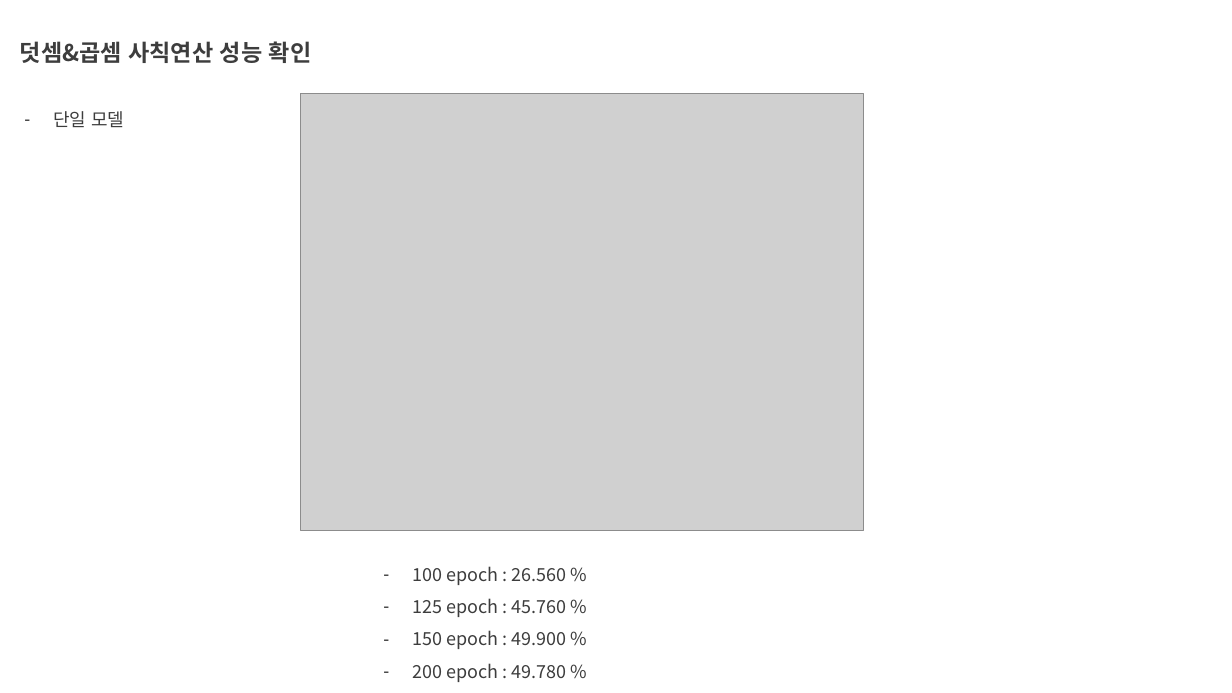
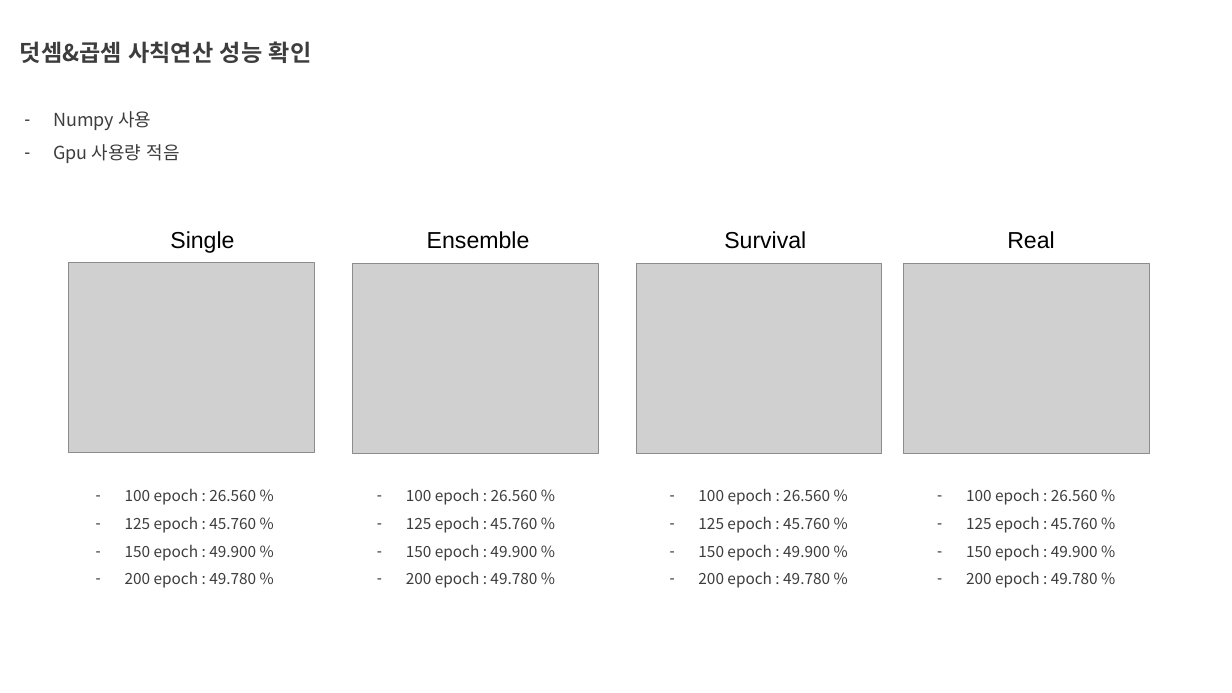
Before and after one commit to aaajeong/Time-Step-Ensemble-in-Arithmetic, a slide deck: slide 44 of Meeting.pptx (slide 40 before the commit). Drawn at 1232x693 pixels with LibreOffice and Linux fonts; fonts in the diff are those of the drawing; grey boxes stand for pictures. Boxes give left, top, right and bottom in pixels: in the first picture for what was removed or moved away, otherwise in the second. Text is boxed around its words. In the diff, an @@ line names an element or a change of style, - is before the commit and + after.

```diff
--- a/Meeting.pptx
+++ b/Meeting.pptx
@@ text at <box>53,111,180,163</box>: text changed @@
-– 단일 모델
+– Numpy 사용
+– Gpu 사용량 적음
@@ text added at <box>170,231,234,253</box>, 18 pt, text #000000 @@
+Single
@@ text added at <box>427,231,530,249</box>, 18 pt, text #000000 @@
+Ensemble
@@ text added at <box>724,231,806,249</box>, 18 pt, text #000000 @@
+Survival
@@ text added at <box>1007,231,1054,249</box>, 18 pt, text #000000 @@
+Real
@@ picture: place and size @@
-picture at <box>300,93,864,531</box>
+picture at <box>68,262,314,453</box>
@@ picture added at <box>352,263,598,454</box> @@
@@ picture added at <box>637,263,883,454</box> @@
@@ picture added at <box>904,263,1150,454</box> @@
@@ text "100 epoch : 26.560 %": place and size @@
-text "100 epoch : 26.560 %" at <box>412,566,566,682</box>
+text "100 epoch : 26.560 %" at <box>125,488,256,588</box>
@@ text "100 epoch : 26.560 %" at <box>125,488,256,588</box>: size 14 to 12 pt @@
@@ text added at <box>406,488,538,588</box>, 12 pt, text #3D3D3D @@
+  – 100 epoch : 26.560 %
+  – 125 epoch : 45.760 %
+  – 150 epoch : 49.900 %
+  – 200 epoch : 49.780 %
@@ text added at <box>698,488,830,588</box>, 12 pt, text #3D3D3D @@
+  – 100 epoch : 26.560 %
+  – 125 epoch : 45.760 %
+  – 150 epoch : 49.900 %
+  – 200 epoch : 49.780 %
@@ text added at <box>966,488,1098,588</box>, 12 pt, text #3D3D3D @@
+  – 100 epoch : 26.560 %
+  – 125 epoch : 45.760 %
+  – 150 epoch : 49.900 %
+  – 200 epoch : 49.780 %
```
Also in this commit, not shown: 2 other slides changed, 3 slides added.
